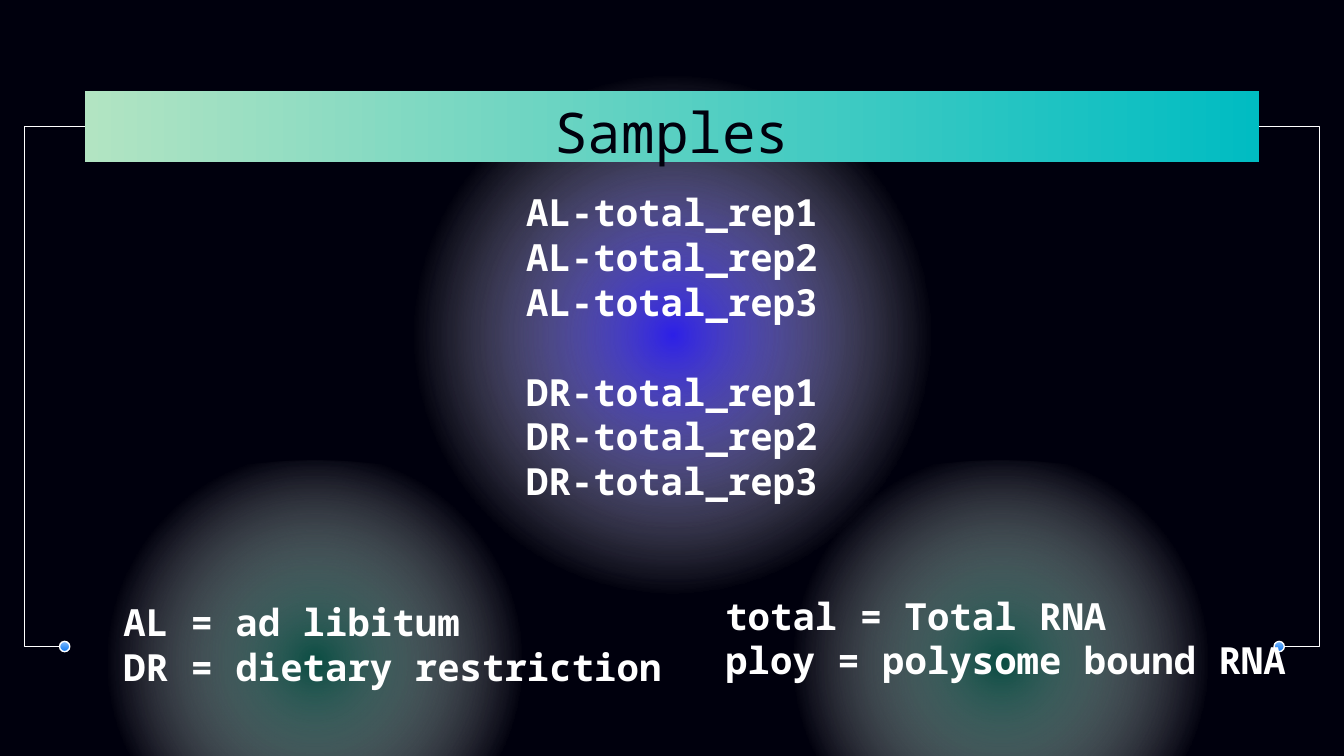
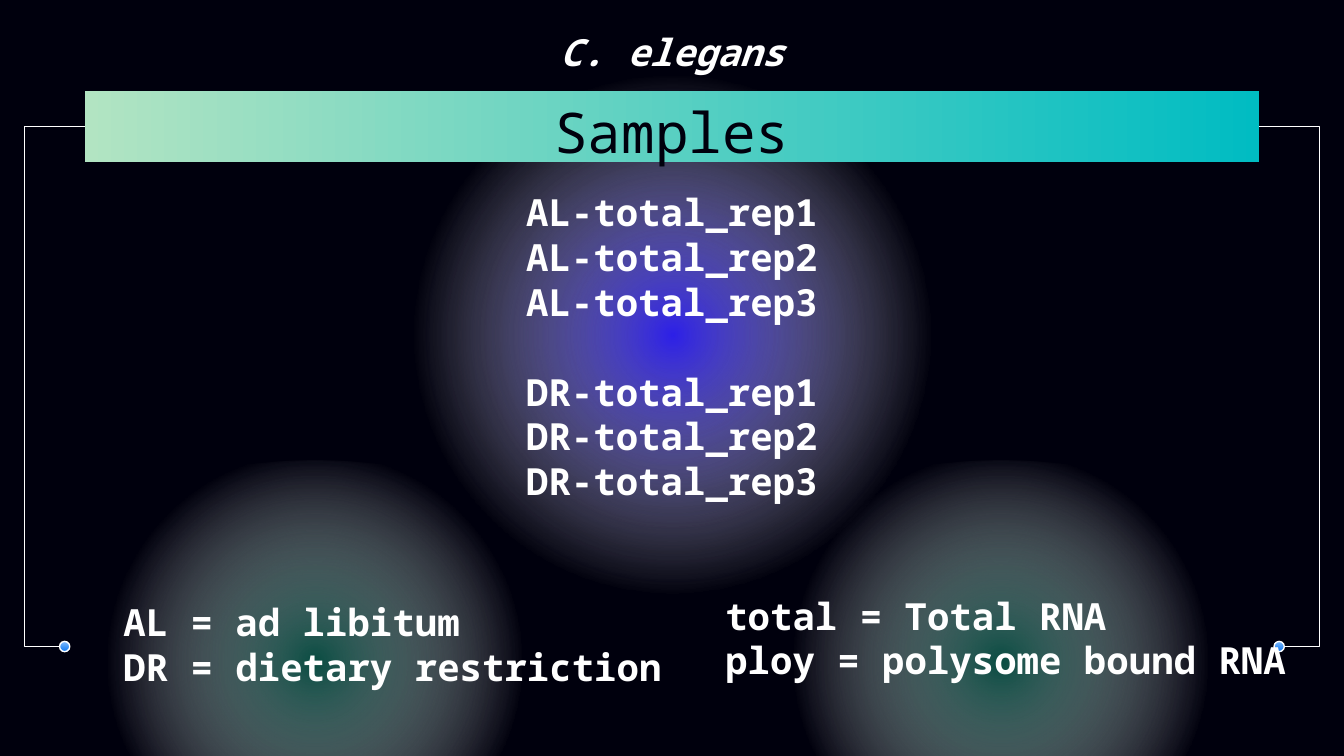
Before and after one commit to mdibl/mdibl.github.io, a slide deck: slide 3 of docs/introToCloudCourse/presentations/ExperimentOverview.pptx. Drawn at 1344x756 pixels with LibreOffice and Linux fonts; fonts in the diff are those of the drawing. Boxes give left, top, right and bottom in pixels: in the first picture for what was removed or moved away, otherwise in the second. Text is boxed around its words. In the diff, an @@ line names an element or a change of style, - is before the commit and + after.

```diff
--- a/docs/introToCloudCourse/presentations/ExperimentOverview.pptx
+++ b/docs/introToCloudCourse/presentations/ExperimentOverview.pptx
@@ text added at [560, 37, 784, 75], 20 pt, text #FFFFFF, bold, italic @@
+C. elegans
```
Also in this commit, not shown: 1 other slide changed, 2 other files.
